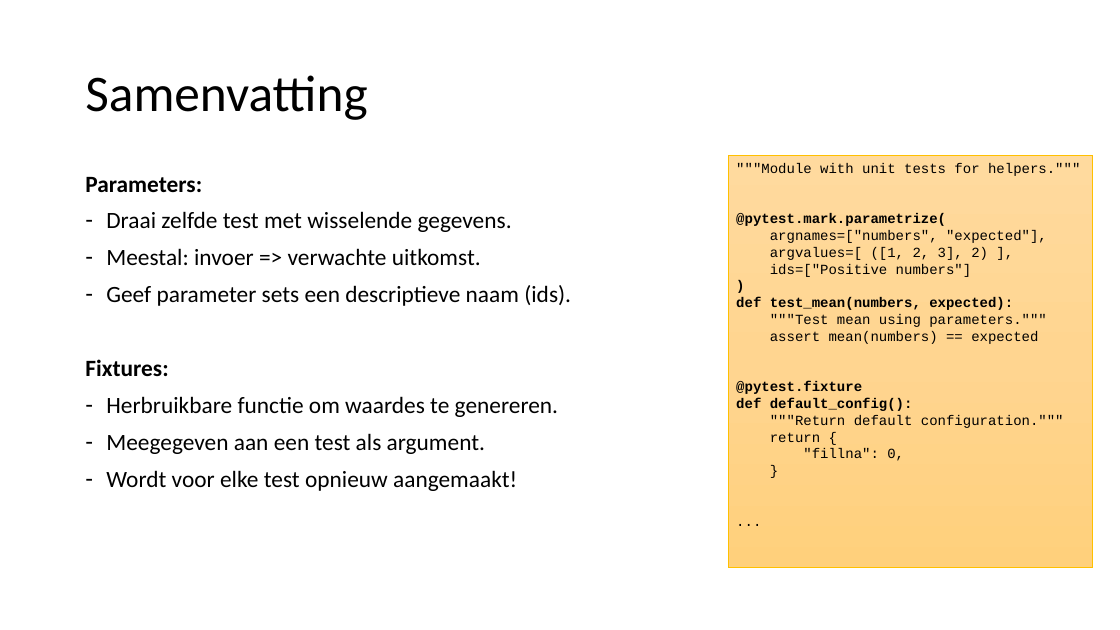
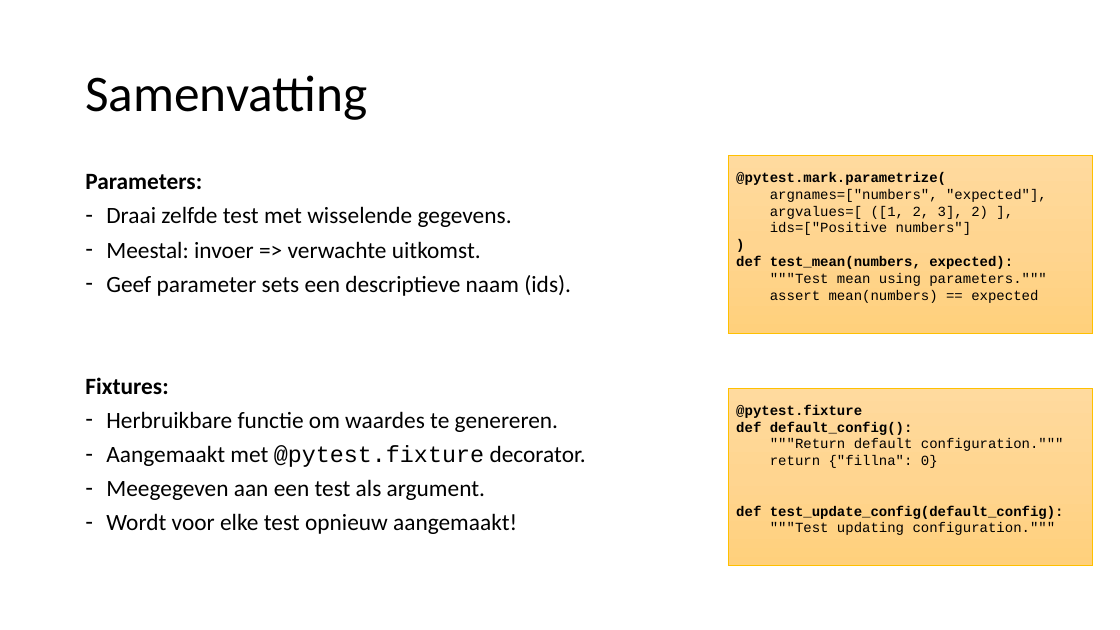
Before and after one commit to LFKoning/knowledge-sharing, a slide deck: slide 10 of unit_tests/kennissessie_unit_testing.pptx. Drawn at 1120x630 pixels with LibreOffice and Linux fonts; fonts in the diff are those of the drawing. Boxes give left, top, right and bottom in pixels: in the first picture for what was removed or moved away, otherwise in the second. Text is boxed around its words. In the diff, an @@ line names an element or a change of style, - is before the commit and + after.

Commit message:
Update unit testing slides

```diff
--- a/unit_tests/kennissessie_unit_testing.pptx
+++ b/unit_tests/kennissessie_unit_testing.pptx
@@ text at (x1=85, y1=174, x2=571, y2=534): line spacing 0.9 to 0.8 @@
@@ rectangle "@pytest.mark.parametrize(" resized from (x1=728, y1=155, x2=1092, y2=568) to (x1=728, y1=155, x2=1092, y2=333) @@
@@ rectangle "@pytest.mark.parametrize(" at (x1=728, y1=155, x2=1092, y2=333): vertical alignment top to middle @@
@@ text in rectangle at (x1=736, y1=163, x2=1080, y2=176): paragraph removed @@
-"""Module with unit tests for helpers."""
@@ rectangle added at (x1=728, y1=388, x2=1092, y2=565), fill gradient #FFDB9E to #FFD590 to #FFD07C, outline #FFC000 0.5 pt, 12 pt, text #000000 @@
+@pytest.fixture
+def default_config():
+"""Return default configuration."""
+return {"fillna": 0}
+def test_update_config(default_config):
+"""Test updating configuration."""
@@ text in rectangle at (x1=736, y1=381, x2=1064, y2=461): paragraphs removed @@
-@pytest.fixture
-def default_config():
-"""Return default configuration."""
-return {
-"fillna": 0,
-}
-...
@@ text at (x1=106, y1=445, x2=586, y2=467): paragraph added @@
+– Aangemaakt met @pytest.fixture decorator.
```
Also in this commit, not shown: 3 other slides changed.
